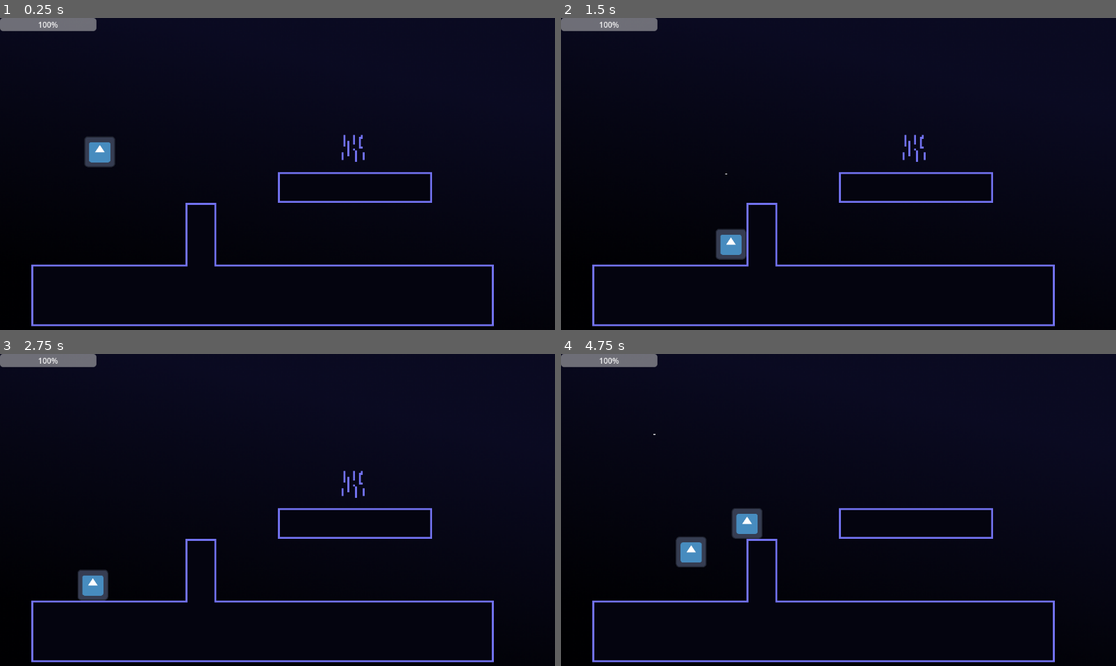
Above: before the commit, frames 1-4 (two rows, left to right).
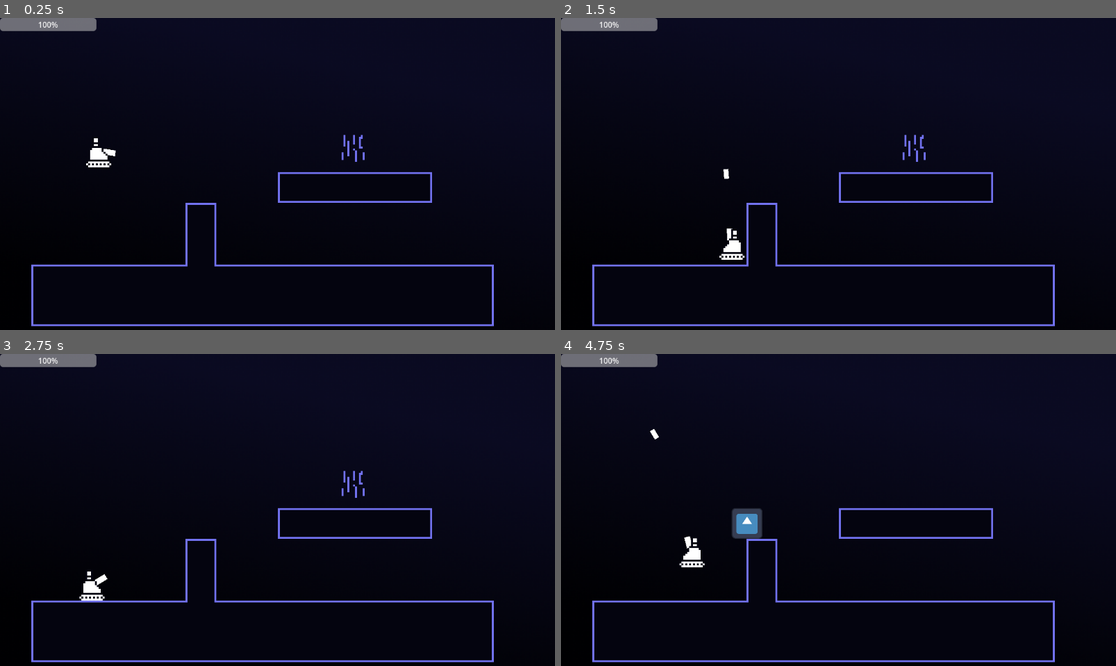
Above: after the commit, the same moments.

Repository: mrSerious195/arenagame
Game: Godot game, scene res://scenes/main.tscn
Two runs of this game, one before a commit and one after it. Both use one fixed random seed, a clock stepped at 60 frames per second and the inputs below. The engine's default icon, where the game draws it, is replaced by a stand-in: a white triangle on a blue panel in a dark square.
Inputs (mouse positions are in pixels of both pictures, inside the frame that each line leads up to):
- Up to frame 1 (0.25 s): no input
- Up to frame 2 (1.5 s): move the mouse to (960, 158) at 0.52 s; hold D (right) from 0.53 s (still down); click (960, 158) at 0.6 s; tap W (up) at 0.77 s; move the mouse to (727, 189) at 1.27 s; click (727, 189) at 1.35 s
- Up to frame 3 (2.75 s): tap W (up) at 1.52 s; move the mouse to (333, 441) at 2.02 s; release D (right) at 2.03 s; hold A (left) from 2.03 s (still down); click (333, 441) at 2.1 s
- Up to frame 4 (4.75 s): move the mouse to (810, 572) at 2.77 s; release A (left) at 2.78 s; hold D (right) 2.78-4.28 s; click (810, 572) at 2.85 s; tap W (up) at 3.02, 3.77, 4.52 s; move the mouse to (1005, 556) at 3.52 s; click (1005, 556) at 3.6 s; move the mouse to (672, 463) at 4.27 s; hold A (left) from 4.28 s (still down); click (672, 463) at 4.35 s

The runs differ from the first frame. In frame 1, 0.5% of the frame differs, in the area x 15-21%, y 38-48%; in frame 2, 0.5%; in frame 3, 0.5%; in frame 4, 0.6%, in the area x 16-27%, y 24-69%.

Commit message:
added tonk

Diff:
--- a/scenes/ActionObjects/bullet.gd
+++ b/scenes/ActionObjects/bullet.gd
@@ -16,6 +16,10 @@
 # Called when the node enters the scene tree for the first time.
 func _ready() -> void:
 	get_tree().create_timer(MaxTime).timeout.connect(queue_free)
+	if bulletDirection.x>0:
+		rotation =atan(bulletDirection.y/bulletDirection.x)
+	else:
+		rotation =PI+ atan(bulletDirection.y/bulletDirection.x)
 
 
 # Called every frame. 'delta' is the elapsed time since the previous frame.
--- a/scenes/Player.gd
+++ b/scenes/Player.gd
@@ -27,6 +27,7 @@
 	_handleYMovement(delta)
 	_handleXMovement()
 	_handle_shooting()
+	_animate()
 	move_and_slide()
 
 func _handleYMovement(delta: float) -> void:
@@ -55,8 +56,18 @@
 		var bullet:Bullet = BulletScene.instantiate()
 		bullet.currentTarget=bullet.Target.ENEMY
 		bullet.bulletDirection=(get_global_mouse_position()-global_position).normalized()
+		bullet.scale=Vector2(5,5)
 		bullet.global_position=global_position
 		get_parent().add_child(bullet)
+
+func _animate()->void:
+	var mousedirection=get_global_mouse_position()-global_position
+	if mousedirection.x>0:
+		$Tonk/TankBarrel.rotation =atan(mousedirection.y/mousedirection.x)
+		$Tonk.flip_h=false
+	else:
+		$Tonk/TankBarrel.rotation =PI+ atan(mousedirection.y/mousedirection.x)
+		$Tonk.flip_h=true
 
 func take_damage(damage:float)-> void:
 	health-=damage
--- a/scenes/player.tscn
+++ b/scenes/player.tscn
@@ -2,17 +2,31 @@
 
 [ext_resource type="Script" uid="uid://bh3s45uhlay7p" path="res://scenes/Player.gd" id="1_g2els"]
 [ext_resource type="PackedScene" uid="uid://k62d1py5dosu" path="res://scenes/ActionObjects/bullet.tscn" id="2_dqkch"]
-[ext_resource type="Texture2D" uid="uid://4nniuvlpf4f5" path="res://icon.svg" id="2_qhqgy"]
+[ext_resource type="Texture2D" uid="uid://calnue217by3g" path="res://Assets/tonk.png" id="3_qhqgy"]
+
+[sub_resource type="QuadMesh" id="QuadMesh_qlg0r"]
+size = Vector2(32, 12)
 
 [node name="Player" type="CharacterBody2D" unique_id=1408290018]
 collision_layer = 2
 script = ExtResource("1_g2els")
 BulletScene = ExtResource("2_dqkch")
 
-[node name="Icon" type="Sprite2D" parent="." unique_id=1001441940]
-scale = Vector2(0.5, 0.5)
-texture = ExtResource("2_qhqgy")
+[node name="Tonk" type="Sprite2D" parent="." unique_id=758785134]
+z_index = 2
+scale = Vector2(4, 4)
+texture = ExtResource("3_qhqgy")
+
+[node name="TankBarrel" type="Node2D" parent="Tonk" unique_id=547327507]
+scale = Vector2(0.25, 0.25)
+
+[node name="TankBarrel" type="MeshInstance2D" parent="Tonk/TankBarrel" unique_id=795843903]
+z_index = -1
+position = Vector2(16, -1)
+scale = Vector2(1.03125, 1)
+mesh = SubResource("QuadMesh_qlg0r")
 
 [node name="CollisionPolygon2D" type="CollisionPolygon2D" parent="." unique_id=1217438012]
+visible = false
 scale = Vector2(0.5, 0.5)
 polygon = PackedVector2Array(59.1, -64, -59, -64, -63.8, -59, -64, 61, -60.3, 64, 59.6, 64, 63.9, 59, 64, -61.1)
Binary file added: Assets/tonk.png
Not shown, added: Assets/tonk.png.import
